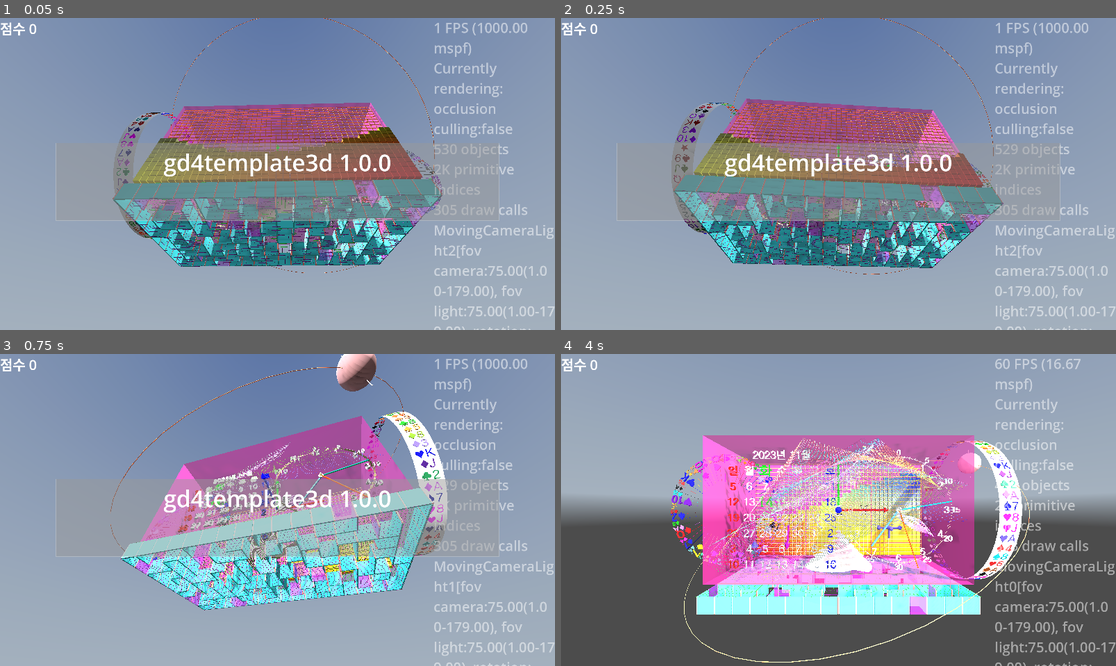
Above: before the commit, frames 1-4 (two rows, left to right).
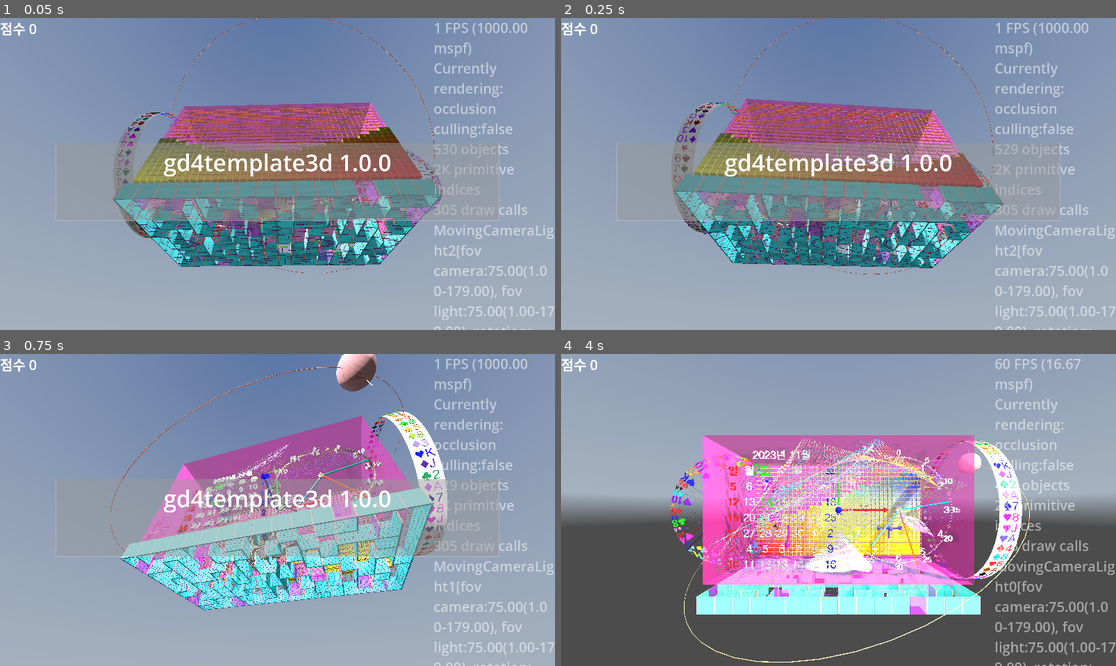
Above: after the commit, the same moments.

Repository: kasworld/gd4template3d
Game: Godot game, scene res://main.tscn
The game is run twice, just before and just after one commit, with the same random seed, the same clock (stepped at 60 frames per second) and the same inputs. A sky picture missing from this copy of the repository is replaced by a grey-blue gradient.
Inputs (mouse positions are in pixels of both pictures, inside the frame that each line leads up to):
- Up to frame 1 (0.05 s): no input
- Up to frame 2 (0.25 s): no input
- Up to frame 3 (0.75 s): tap Enter at 0.5, 0.6 s; move the mouse to (399, 494) at 0.52 s; click (399, 494) at 0.67 s
- Up to frame 4 (4 s): move the mouse to (727, 525) at 1.27 s; tap Delete at 1.35, 2.85 s; click (727, 525) at 1.42 s; move the mouse to (894, 441) at 2.02 s; tap Enter at 2.1, 3.6 s; click (894, 441) at 2.17 s; move the mouse to (810, 572) at 2.77 s; click (810, 572) at 2.92 s; move the mouse to (1005, 556) at 3.52 s; click (1005, 556) at 3.67 s

Frame 1 is identical in both runs. In frame 2, less than 0.1% of the frame differs, in the area x 60-78%, y 41-67%; in frame 3, 0.1%; in frame 4, 0.8%, in the area x 19-42%, y 32-70%.

Commit message:
수정 셀중심 멈춤

Diff:
--- a/roulette/roulette.gd
+++ b/roulette/roulette.gd
@@ -3,10 +3,12 @@
 
 signal rotation_stopped(rl :Roulette)
 
-var 선택rad :float
 var id :int
 var 반지름 :float
 var 깊이 :float
+
+func get_wheel() -> RouletteWheel:
+	return $Wheel
 
 func init(ida :int, 반지름a :float, 깊이a :float, color_text_info_list :Array ) -> Roulette:
 	id = ida
@@ -44,7 +46,8 @@
 	$"Wheel/원판".rotation.x = PI/2
 	$"Wheel/원판".rotate(Vector3.FORWARD, PI/n)
 
-	선택rad바꾸기(PI/2)
+	#$화살표.rotation = Vector3(0, 0, rad)
+	$화살표.position = Vector3(sin(PI) *반지름*1.1, cos(PI) *반지름*1.1, 0 )
 	return self
 
 func 결과가결정됨(_rl :RouletteWheel) -> void:
@@ -52,11 +55,6 @@
 
 func 회전중인가() -> bool:
 	return $Wheel.회전중인가
-
-func 선택rad바꾸기(rad :float) -> void:
-	선택rad = rad
-	$화살표.rotation = Vector3(0, 0, rad)
-	$화살표.position = Vector3(sin(PI-rad) *반지름*1.1, cos(PI-rad) *반지름*1.1, 0 )
 
 func 색설정하기(원판색 :Color, 장식색 :Color, 화살표색 :Color) -> void:
 	$"Wheel/원판".mesh.material.albedo_color = 원판색
@@ -90,4 +88,4 @@
 		선택칸.강조상태켜기()
 
 func 선택된cell얻기() -> RouletteCell:
-	return $Wheel.각도로cell얻기($"Wheel".rotation.z - 선택rad)
+	return $Wheel.각도로cell얻기($"Wheel".rotation.z)
--- a/roulette/roulette_cell/roulette_cell.gd
+++ b/roulette/roulette_cell/roulette_cell.gd
@@ -2,64 +2,38 @@
 
 class_name RouletteCell
 
-const 선시작비 = 0.5
-const 선끝비 = 1.0
+const 선시작비 := 0.5
+const 선끝비 := 1.0
+const 선중심비 := (선끝비 + 선시작비)/2
 
-var 칸rad :float
-var 반지름 :float
-var 깊이 :float
-var 색깔 :Color
-var 글내용 :String
 var 강조중 :bool
-var color_text_info :Array
-func _to_string() -> String:
-	return "roulette_cell %s" % [글내용]
 
-func init(각도a :float, 반지름a :float, 깊이a :float, color_text_infoa :Array) -> RouletteCell:
-	반지름 = 반지름a
-	깊이 = 깊이a
-	color_text_info = color_text_infoa
+func init(각도 :float, 반지름 :float, 깊이 :float, color_text_info :Array) -> RouletteCell:
+	$"시작선".mesh.size = Vector3(반지름*(선끝비 - 선시작비), 깊이, 깊이 /10)
+	$"시작선".rotation.y = 각도/2 +PI/2
+	$"시작선".position = Vector3(sin(각도/2)*반지름*선중심비, 깊이/2, cos(각도/2)*반지름*선중심비)
+	$"시작선".mesh.material.albedo_color = color_text_info[0]
 
-	$"시작선".mesh.size = Vector3(반지름*(선끝비 - 선시작비), 깊이, 깊이 /10)
-	#$"글씨".mesh.font = Global3d.font
 	$"글씨".mesh.depth = 깊이
 	$"글씨".mesh.horizontal_alignment = HorizontalAlignment.HORIZONTAL_ALIGNMENT_RIGHT
 	$"글씨".rotation = Vector3(-PI/2,0,-PI/2)
 	$"글씨".position = Vector3(0, 깊이/2, 반지름)
-	색깔바꾸기(color_text_info[0])
-	글내용바꾸기(color_text_info[1])
-	칸rad바꾸기(각도a)
-	글씨크기바꾸기()
+	$"글씨".mesh.text = color_text_info[1]
+	$"글씨".mesh.material.albedo_color = color_text_info[0]
+	$"글씨".mesh.pixel_size = 반지름 *sin(각도) *0.05
 	return self
 
-func 칸rad바꾸기(새각도 :float) -> void:
-	칸rad = 새각도
-	$"시작선".rotation.y = 칸rad/2+PI/2
-	var rad = 칸rad/2
-	$"시작선".position = Vector3(sin(rad)*반지름*(선끝비 + 선시작비)/2, 깊이/2, cos(rad)*반지름*(선끝비 + 선시작비)/2)
-
-func 글내용바꾸기(새글내용 :String) -> void:
-	글내용 = 새글내용
-	$"글씨".mesh.text = 글내용
-
-func 색깔바꾸기(새색깔 :Color) -> void:
-	색깔 = 새색깔
-	$"시작선".mesh.material.albedo_color = 색깔
-	$"글씨".mesh.material.albedo_color = 색깔
-
-func 글씨크기바꾸기() -> void:
-	$"글씨".mesh.pixel_size = 반지름 *sin(칸rad) *0.05
+func 글내용얻기() -> String:
+	return $"글씨".mesh.text
 
 func 강조상태켜기() -> void:
 	if $AnimationPlayer.is_playing():
 		return
 	강조중 = true
-	#$"글씨".scale.x = 2.0
 	$AnimationPlayer.play("글씨강조")
 
 func 강조상태끄기() -> void:
 	강조중 = false
-	#$"글씨".scale.x = 1.0
 	$AnimationPlayer.play("글씨강조끄기")
 
 func _on_animation_player_animation_finished(anim_name: StringName) -> void:
--- a/roulette/roulette_wheel/roulette_wheel.gd
+++ b/roulette/roulette_wheel/roulette_wheel.gd
@@ -32,10 +32,13 @@
 	rotation.z += rotation_per_second * 2 * PI * dur_sec
 	if acceleration > 0:
 		rotation_per_second *= pow( acceleration , dur_sec)
-	if 회전중인가 and (abs(rotation_per_second) <= 0.1 and cell중심근처인가(rotation.z)) or (abs(rotation_per_second) <= 0.01):
+	if 회전중인가 and (abs(rotation_per_second) <= 0.1 and 중심각차이율(rotation.z) < 0.1  ) or (abs(rotation_per_second) <= 0.01):
 		회전중인가 = false
 		rotation_per_second = 0.0
 		rotation_stopped.emit(self)
+
+func debug_str() -> String:
+	return "%f %f %f" % [ rad_to_deg(rotation.z), rad_to_deg(cell각도), 중심각차이율(rotation.z) ]
 
 # spd : 초당 회전수
 func 돌리기시작(spd :float) -> void:
@@ -73,8 +76,7 @@
 func cell중심각도(cell번호 :int) -> float:
 	return cell각도 * cell번호
 
-func cell중심근처인가(rad :float) -> bool:
-	var 현재cell번호 := 각도로cell번호얻기(rad)
-	var 현재각도 = fposmod(-rad, 2*PI)
-	var 중심각도 = cell중심각도(현재cell번호)
-	return abs(현재각도 - 중심각도 ) <= cell각도/100
+# 0 - 1
+func 중심각차이율(rad :float) -> float:
+	var 각도차이 := fposmod(rad, cell각도)
+	return 1- abs(각도차이 / cell각도 - 0.5) *2
